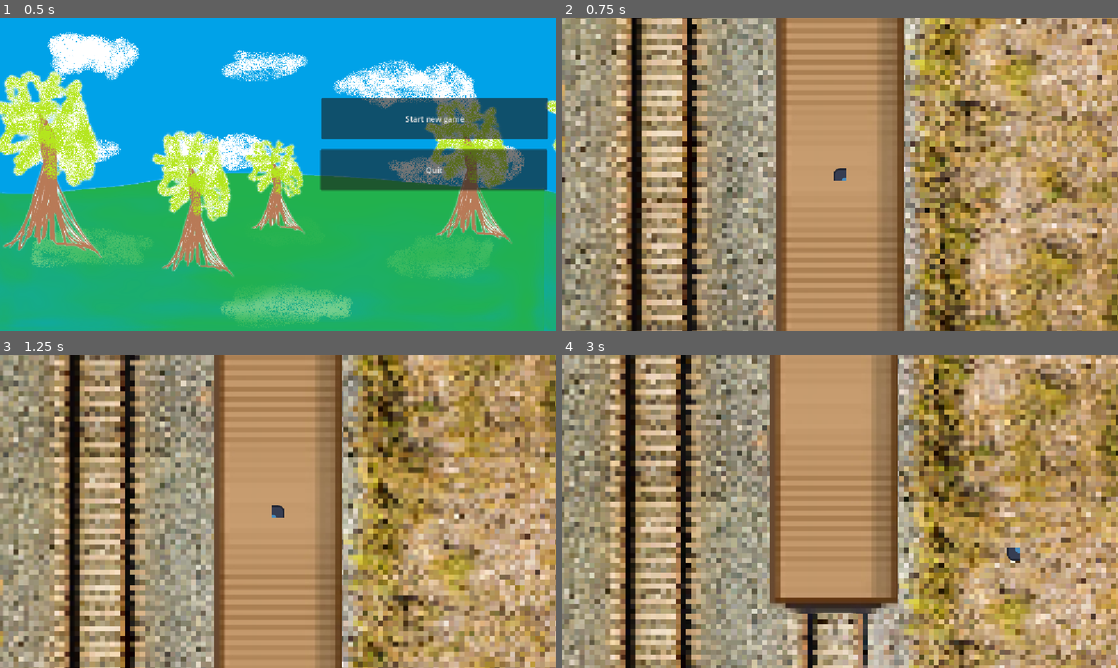
Above: before the commit, frames 1-4 (two rows, left to right).
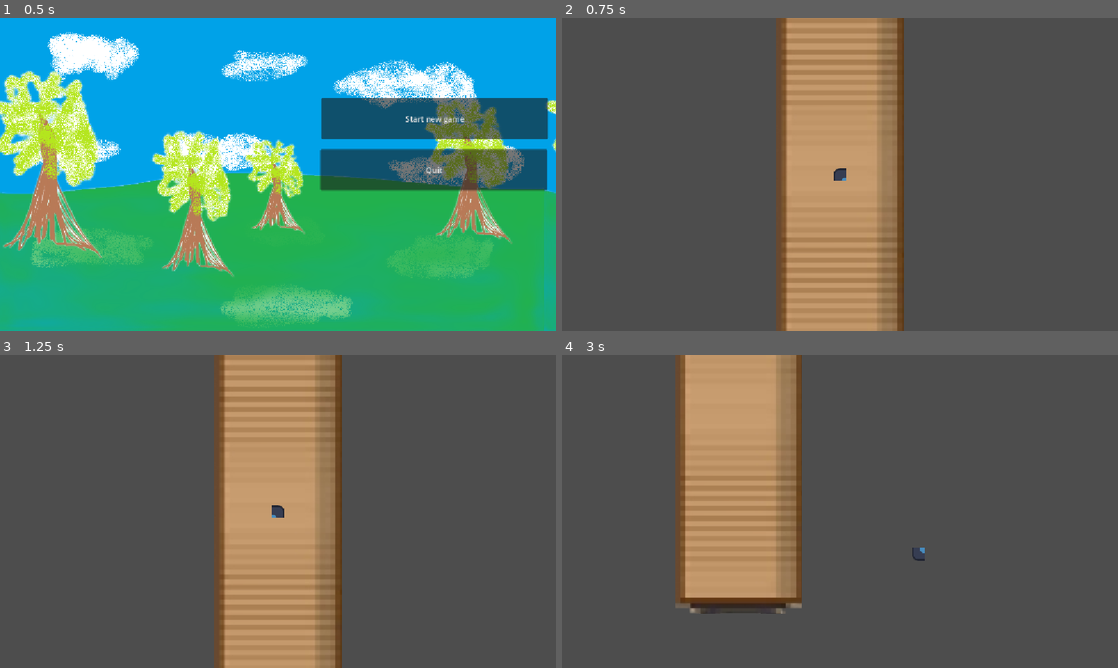
Above: after the commit, the same moments.

Repository: FallenKing12/Trainwreck
Game: Godot game, scene res://menu/menu.tscn
Same seed, same stepped clock (60 frames per second), same inputs: the game is played once before the commit and once after it. The engine's default icon, where the game draws it, is replaced by a stand-in: a white triangle on a blue panel in a dark square.
Inputs:
- Up to frame 1 (0.5 s): no input
- Up to frame 2 (0.75 s): click "Start new game" at 0.5 s
- Up to frame 3 (1.25 s): no input
- Up to frame 4 (3 s): hold Right (ui_right) 1.28-2.03 s; hold Down (ui_down) 2.03-2.78 s; hold Right (ui_right) from 2.78 s (still down)

Frame 1 is identical in both runs. In frame 2, 76% of the frame differs, in the area x 0-100%, y 0-100%; in frame 3, 76%; in frame 4, 98%.

Commit message:
+ автотайлинг

Diff:
--- a/player/player.tscn
+++ b/characters/player/player.tscn
@@ -1,7 +1,7 @@
 [gd_scene format=3 uid="uid://bisvjybu7awwd"]
 
 [ext_resource type="Texture2D" uid="uid://cujh13ymqlm4b" path="res://icon.svg" id="1_oul6g"]
-[ext_resource type="Script" uid="uid://c1y032c847s1" path="res://player/player.gd" id="1_rkbax"]
+[ext_resource type="Script" uid="uid://c1y032c847s1" path="res://characters/player/player.gd" id="1_rkbax"]
 
 [sub_resource type="AtlasTexture" id="AtlasTexture_4fuuu"]
 atlas = ExtResource("1_oul6g")
@@ -138,8 +138,6 @@
 
 [node name="Camera2D" type="Camera2D" parent="." unique_id=308574644]
 zoom = Vector2(1.305, 1.305)
-limit_left = 0
-limit_right = 1152
 position_smoothing_enabled = true
 drag_horizontal_enabled = true
 drag_vertical_enabled = true
--- a/game/game.gd
+++ b/game/game.gd
@@ -9,4 +9,4 @@
 
 
 func _process(delta: float) -> void:
-	$ground.scroll_offset.y += train_speed * delta
+	pass
--- a/game/game.tscn
+++ b/game/game.tscn
@@ -1,19 +1,137 @@
 [gd_scene format=3 uid="uid://cdivp355ma8n6"]
 
-[ext_resource type="Texture2D" uid="uid://2hjduxs58hfb" path="res://game/ground.png" id="1_l1rk1"]
 [ext_resource type="Script" uid="uid://cus7upmowxrog" path="res://game/game.gd" id="1_vasa2"]
-[ext_resource type="PackedScene" uid="uid://bisvjybu7awwd" path="res://player/player.tscn" id="3_4fuuu"]
+[ext_resource type="PackedScene" uid="uid://bisvjybu7awwd" path="res://characters/player/player.tscn" id="3_4fuuu"]
+[ext_resource type="Texture2D" uid="uid://pegmdhxtpkl7" path="res://assets/textures/blocks.png" id="4_4fuuu"]
 [ext_resource type="PackedScene" uid="uid://cckip35hu2j62" path="res://van/van.tscn" id="5_dxrkv"]
+
+[sub_resource type="TileSetAtlasSource" id="TileSetAtlasSource_dxrkv"]
+texture = ExtResource("4_4fuuu")
+texture_region_size = Vector2i(320, 320)
+0:0/0 = 0
+0:0/0/terrain_set = 0
+0:0/0/terrain = 0
+0:0/0/physics_layer_0/polygon_0/points = PackedVector2Array(76.09744, 0, 160, -45.01538, 160, 160, -46.08716, 160, 5.3589783, 68.594864)
+0:0/0/terrains_peering_bit/right_side = 0
+0:0/0/terrains_peering_bit/bottom_right_corner = 0
+0:0/0/terrains_peering_bit/bottom_side = 0
+1:0/0 = 0
+1:0/0/terrain_set = 0
+1:0/0/terrain = 0
+1:0/0/physics_layer_0/polygon_0/points = PackedVector2Array(65.379486, -79.312805, 160, -45.01538, 160, 160, -160, 160, -160, -47.158966, -65.379456, -79.312805)
+1:0/0/terrains_peering_bit/right_side = 0
+1:0/0/terrains_peering_bit/bottom_right_corner = 0
+1:0/0/terrains_peering_bit/bottom_side = 0
+1:0/0/terrains_peering_bit/bottom_left_corner = 0
+1:0/0/terrains_peering_bit/left_side = 0
+2:0/0 = 0
+2:0/0/terrain_set = 0
+2:0/0/terrain = 0
+2:0/0/physics_layer_0/polygon_0/points = PackedVector2Array(3.215393, 79.31279, 46.08718, 160, -160, 160, -160, -47.158966, -61.092285, 12.8615265)
+2:0/0/terrains_peering_bit/bottom_side = 0
+2:0/0/terrains_peering_bit/bottom_left_corner = 0
+2:0/0/terrains_peering_bit/left_side = 0
+3:0/0 = 0
+3:0/0/terrain_set = 0
+3:0/0/terrain = 0
+3:0/0/physics_layer_0/polygon_0/points = PackedVector2Array(80.38458, -77.16922, -80.38461, -79.312805, -84.67178, 160, 80.38458, 160)
+3:0/0/terrains_peering_bit/bottom_side = 0
+3:1/0 = 0
+3:1/0/terrain_set = 0
+3:1/0/terrain = 0
+3:1/0/physics_layer_0/polygon_0/points = PackedVector2Array(-84.67178, -160, -80.38461, 160, 82.52817, 160, 82.52817, -160)
+3:1/0/terrains_peering_bit/bottom_side = 0
+3:1/0/terrains_peering_bit/top_side = 0
+2:1/0 = 0
+2:1/0/terrain_set = 0
+2:1/0/terrain = 0
+2:1/0/physics_layer_0/polygon_0/points = PackedVector2Array(50.37433, -160, -160, -160, -160, 160, 48.230743, 160, 73.95383, 79.312805, 84.67175, -2.1435852, 73.95383, -94.31793)
+2:1/0/terrains_peering_bit/bottom_side = 0
+2:1/0/terrains_peering_bit/bottom_left_corner = 0
+2:1/0/terrains_peering_bit/left_side = 0
+2:1/0/terrains_peering_bit/top_left_corner = 0
+2:1/0/terrains_peering_bit/top_side = 0
+1:1/0 = 0
+1:1/0/terrain_set = 0
+1:1/0/terrain = 0
+1:1/0/physics_layer_0/polygon_0/points = PackedVector2Array(-160, -160, 160, -160, 160, 160, -160, 160)
+1:1/0/terrains_peering_bit/right_side = 0
+1:1/0/terrains_peering_bit/bottom_right_corner = 0
+1:1/0/terrains_peering_bit/bottom_side = 0
+1:1/0/terrains_peering_bit/bottom_left_corner = 0
+1:1/0/terrains_peering_bit/left_side = 0
+1:1/0/terrains_peering_bit/top_left_corner = 0
+1:1/0/terrains_peering_bit/top_side = 0
+1:1/0/terrains_peering_bit/top_right_corner = 0
+0:1/0 = 0
+0:1/0/terrain_set = 0
+0:1/0/terrain = 0
+0:1/0/physics_layer_0/polygon_0/points = PackedVector2Array(-50.37433, -160, 160, -160, 160, 160, -48.230743, 160, -73.95383, 79.312805, -84.67175, -2.1435852, -73.95383, -94.31793)
+0:1/0/terrains_peering_bit/right_side = 0
+0:1/0/terrains_peering_bit/bottom_right_corner = 0
+0:1/0/terrains_peering_bit/bottom_side = 0
+0:1/0/terrains_peering_bit/top_side = 0
+0:1/0/terrains_peering_bit/top_right_corner = 0
+1:2/0 = 0
+1:2/0/terrain_set = 0
+1:2/0/terrain = 0
+1:2/0/physics_layer_0/polygon_0/points = PackedVector2Array(160, -160, -160, -160, -160, 55.733307, -65.379456, 77.16919, 63.2359, 85.74356, 160, 53.58972)
+1:2/0/terrains_peering_bit/right_side = 0
+1:2/0/terrains_peering_bit/left_side = 0
+1:2/0/terrains_peering_bit/top_left_corner = 0
+1:2/0/terrains_peering_bit/top_side = 0
+1:2/0/terrains_peering_bit/top_right_corner = 0
+2:2/0 = 0
+2:2/0/terrain_set = 0
+2:2/0/terrain = 0
+2:2/0/physics_layer_0/polygon_0/points = PackedVector2Array(46.08716, -160, -160, -160, -160, 55.733307, -73.95383, 4.2871704, 3.2153625, -68.594864)
+2:2/0/terrains_peering_bit/left_side = 0
+2:2/0/terrains_peering_bit/top_left_corner = 0
+2:2/0/terrains_peering_bit/top_side = 0
+3:2/0 = 0
+3:2/0/terrain_set = 0
+3:2/0/terrain = 0
+3:2/0/physics_layer_0/polygon_0/points = PackedVector2Array(80.38458, 77.16922, -80.38461, 79.312805, -84.67178, -160, 80.38458, -160)
+3:2/0/terrains_peering_bit/top_side = 0
+3:3/0 = 0
+3:3/0/terrain_set = 0
+3:3/0/terrain = 0
+3:3/0/physics_layer_0/polygon_0/points = PackedVector2Array(-84.67178, 17.148697, -50.37436, 70.73845, 11.789734, 87.88716, 63.23587, 62.164078, 88.958954, 0, 61.092285, -64.30768, -11.789734, -83.59999, -67.52307, -53.589737)
+2:3/0 = 0
+2:3/0/terrain_set = 0
+2:3/0/terrain = 0
+2:3/0/physics_layer_0/polygon_0/points = PackedVector2Array(77.16922, -80.38458, 79.312805, 80.38461, -160, 84.67178, -160, -80.38458)
+2:3/0/terrains_peering_bit/left_side = 0
+1:3/0 = 0
+1:3/0/terrain_set = 0
+1:3/0/terrain = 0
+1:3/0/physics_layer_0/polygon_0/points = PackedVector2Array(-160, 84.67178, 160, 80.38461, 160, -82.52817, -160, -82.52817)
+1:3/0/terrains_peering_bit/right_side = 0
+1:3/0/terrains_peering_bit/left_side = 0
+0:3/0 = 0
+0:3/0/terrain_set = 0
+0:3/0/terrain = 0
+0:3/0/physics_layer_0/polygon_0/points = PackedVector2Array(-77.16922, -80.38458, -79.312805, 80.38461, 160, 84.67178, 160, -80.38458)
+0:3/0/terrains_peering_bit/right_side = 0
+0:2/0 = 0
+0:2/0/terrain_set = 0
+0:2/0/terrain = 0
+0:2/0/physics_layer_0/polygon_0/points = PackedVector2Array(-46.08716, -160, 160, -160, 160, 55.733307, 73.95383, 4.2871704, -3.2153625, -68.594864)
+0:2/0/terrains_peering_bit/right_side = 0
+0:2/0/terrains_peering_bit/top_side = 0
+0:2/0/terrains_peering_bit/top_right_corner = 0
+
+[sub_resource type="TileSet" id="TileSet_dakft"]
+tile_size = Vector2i(320, 320)
+physics_layer_0/collision_layer = 1
+physics_layer_0/collision_mask = 0
+terrain_set_0/mode = 0
+terrain_set_0/terrain_0/name = "Water"
+terrain_set_0/terrain_0/color = Color(0, 0.61960787, 0.81960785, 1)
+sources/0 = SubResource("TileSetAtlasSource_dxrkv")
 
 [node name="game" type="Node2D" unique_id=872839443]
 script = ExtResource("1_vasa2")
-
-[node name="ground" type="Parallax2D" parent="." unique_id=365404391]
-repeat_size = Vector2(0, 648)
-
-[node name="Sprite2D" type="Sprite2D" parent="ground" unique_id=1611625336]
-texture = ExtResource("1_l1rk1")
-offset = Vector2(576, 324)
 
 [node name="van" parent="." unique_id=326183941 instance=ExtResource("5_dxrkv")]
 position = Vector2(701, 419)
@@ -22,3 +140,8 @@
 [node name="player" parent="." unique_id=166809077 instance=ExtResource("3_4fuuu")]
 position = Vector2(701, 419)
 scale = Vector2(0.23, 0.23)
+
+[node name="TileMap" type="TileMap" parent="." unique_id=1067103106]
+tile_set = SubResource("TileSet_dakft")
+format = 2
+layer_0/name = "Ground"
--- a/menu/menu.tscn
+++ b/menu/menu.tscn
@@ -1,9 +1,9 @@
 [gd_scene format=3 uid="uid://dg03widqact3g"]
 
-[ext_resource type="Texture2D" uid="uid://crcmy6mtnb7qm" path="res://menu/bg1.png" id="1_6nwqt"]
+[ext_resource type="Texture2D" uid="uid://crcmy6mtnb7qm" path="res://menu/background/bg1.png" id="1_6nwqt"]
 [ext_resource type="Script" uid="uid://b2owfil6webgc" path="res://menu/menu.gd" id="1_pbjm4"]
-[ext_resource type="Texture2D" uid="uid://v5fwgr5cwe8y" path="res://menu/bg2.png" id="2_pbjm4"]
-[ext_resource type="Texture2D" uid="uid://dtw3hdfbpwbeb" path="res://menu/bg3.png" id="3_svuvw"]
+[ext_resource type="Texture2D" uid="uid://v5fwgr5cwe8y" path="res://menu/background/bg2.png" id="2_pbjm4"]
+[ext_resource type="Texture2D" uid="uid://dtw3hdfbpwbeb" path="res://menu/background/bg3.png" id="3_svuvw"]
 
 [node name="menu" type="Node2D" unique_id=1151087477]
 script = ExtResource("1_pbjm4")
--- a/project.godot
+++ b/project.godot
@@ -20,6 +20,12 @@
 window/stretch/mode="canvas_items"
 window/stretch/aspect="expand"
 
+[layer_names]
+
+2d_physics/layer_1="Water"
+2d_physics/layer_2="Player"
+2d_physics/layer_3="Enemy"
+
 [physics]
 
 3d/physics_engine="Jolt Physics"
Binary file added: assets/textures/blocks.png
Not shown, changed: assets/textures/blocks.png.import
Renamed: player/player.gd -> characters/player/player.gd
Renamed: player/player.gd.uid -> characters/player/player.gd.uid
Binary file removed: game/ground.png
Renamed: menu/bg1.png -> menu/background/bg1.png
Not shown, changed: menu/background/bg1.png.import
Renamed: menu/bg2.png -> menu/background/bg2.png
Not shown, changed: menu/background/bg2.png.import
Renamed: menu/bg3.png -> menu/background/bg3.png
Not shown, changed: menu/background/bg3.png.import
Not shown, added: Мысляи/Новый текстовый документ.txt
(and 1 more such lines)
